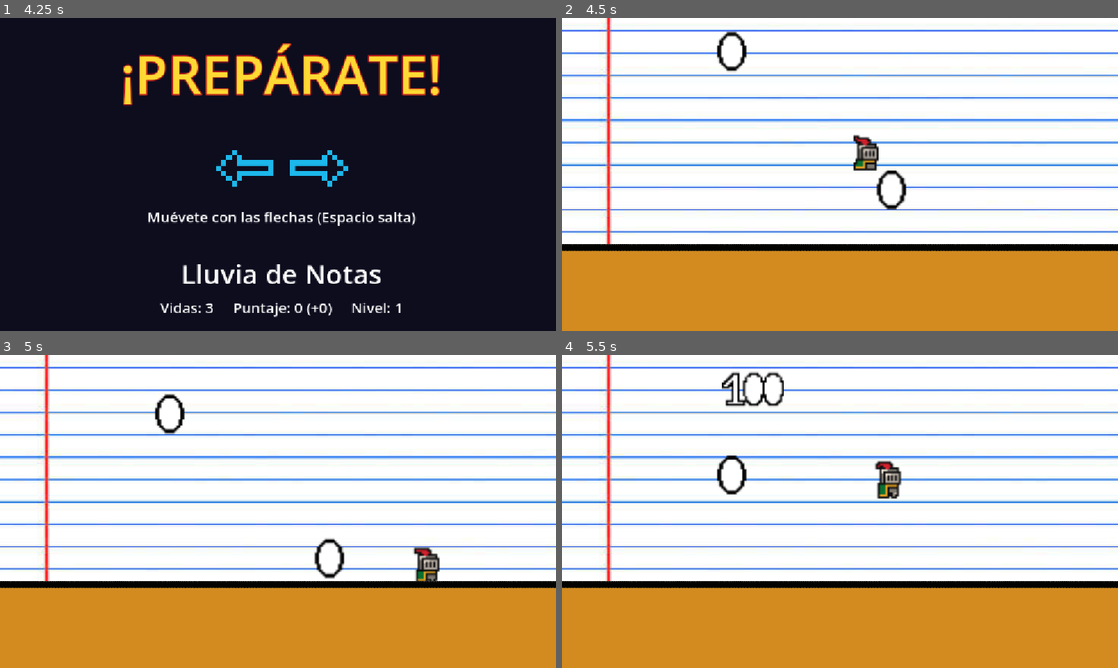
Above: before the commit, frames 1-4 (two rows, left to right).
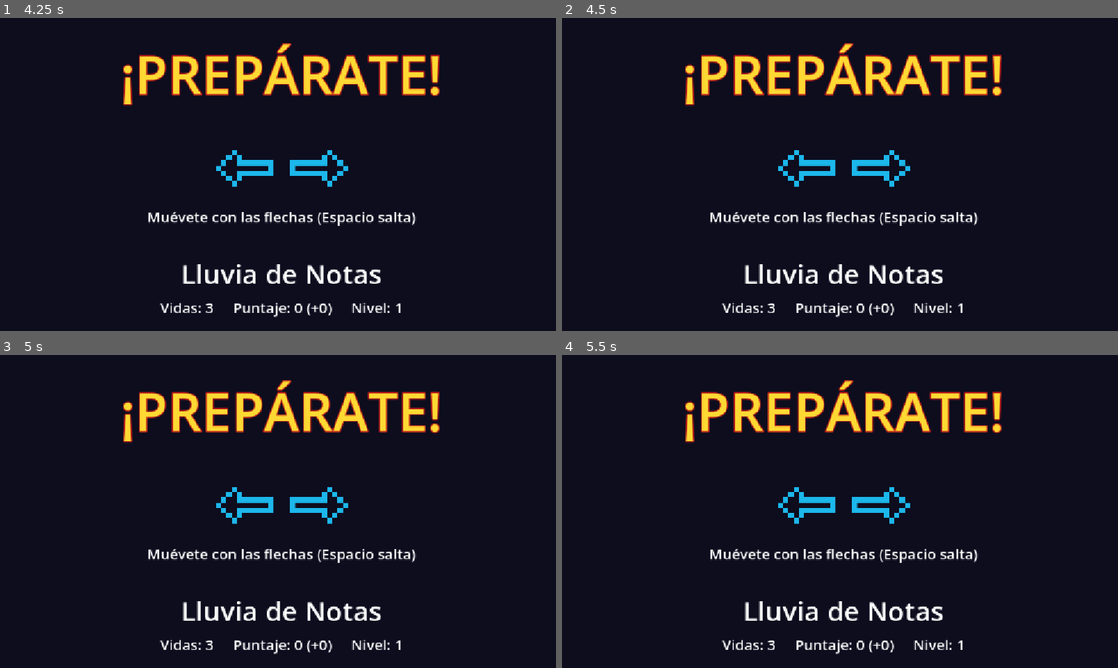
Above: after the commit, the same moments.

Repository: Mochytk/INF377-Microjuegos
Game: Godot game, scene res://Core/scenes/core.tscn
Same seed, same stepped clock (60 frames per second), same inputs: the game is played once before the commit and once after it.
Inputs (mouse positions are in pixels of both pictures, inside the frame that each line leads up to):
- Up to frame 1 (4.25 s): click "Jugar" at 0.5 s; tap Enter (ui_accept) at 1.25, 1.52, 2.27, 3.5, 3.77 s; move the mouse to (400, 158) at 1.27 s; hold Right (ui_right) 1.28-2.78 s; click (400, 158) at 1.42 s; move the mouse to (166, 190) at 2.02 s; move the mouse to (333, 105) at 2.77 s; hold Left (ui_left) 2.78-3.53 s; move the mouse to (250, 237) at 3.52 s; hold Right (ui_right) from 3.53 s (still down); click (250, 237) at 3.67 s
- Up to frame 2 (4.5 s): keep holding Right (ui_right); tap Enter (ui_accept) at 4.25 s; move the mouse to (1006, 221) at 4.27 s
- Up to frame 3 (5 s): keep holding Right (ui_right); tap Enter (ui_accept) at 4.52 s
- Up to frame 4 (5.5 s): move the mouse to (673, 464) at 5.02 s; release Right (ui_right) at 5.03 s; hold Left (ui_left) from 5.03 s (still down); tap Enter (ui_accept) at 5.27 s

Frame 1 is identical in both runs. In frame 2, 99% of the frame differs, in the area x 0-100%, y 0-100%; in frame 3, 99%; in frame 4, 99%.

Commit message:
Core: amplía a 4s la pantalla de controles de PREPÁRATE
El testing de puertas abiertas mostró que las instrucciones pasaban demasiado rápido.

Co-Authored-By: Claude Sonnet 5.5 <noreply@anthropic.com>
Claude-Session: https://claude.ai/code/session_0188LrtbGebnaag5QiGckSp9

Diff:
--- a/inf-377-microjuegos/Core/scripts/core.gd
+++ b/inf-377-microjuegos/Core/scripts/core.gd
@@ -4,6 +4,8 @@
 const MAX_SCORES := 10
 const MIN_DIFFICULTY := 1.0
 const START_LIVES := 3
+# Segundos que se muestran los controles en "¡PREPÁRATE!" (el testing mostró que pasaban muy rápido)
+const PREPARE_TIME := 4.0
 # Puntaje por juego: 20 puntos con rendimiento perfecto, multiplicado por la dificultad.
 const MAX_POINTS := 20.0
 # Juegos por tiempo: si terminan usando <= 20% del tiempo es rendimiento perfecto;
@@ -119,7 +121,7 @@
 
 	instruction_label.text = "¡PREPÁRATE!"
 	_show_controls(target)
-	await get_tree().create_timer(1.8).timeout
+	await get_tree().create_timer(PREPARE_TIME).timeout
 	controles.hide()
 	carrusel.show()
 
